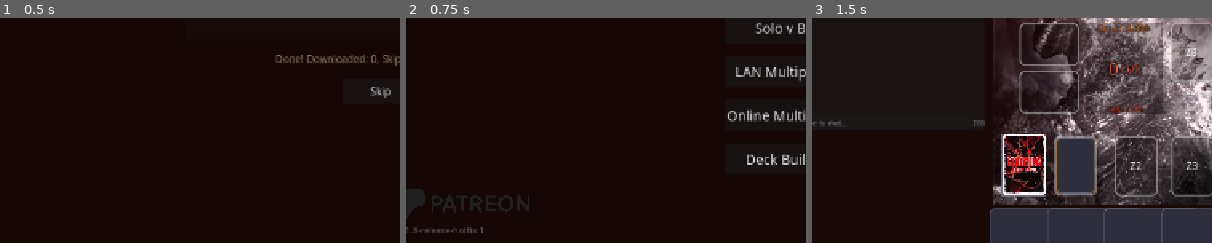
Above: before the commit, frames 1-3 (left to right).
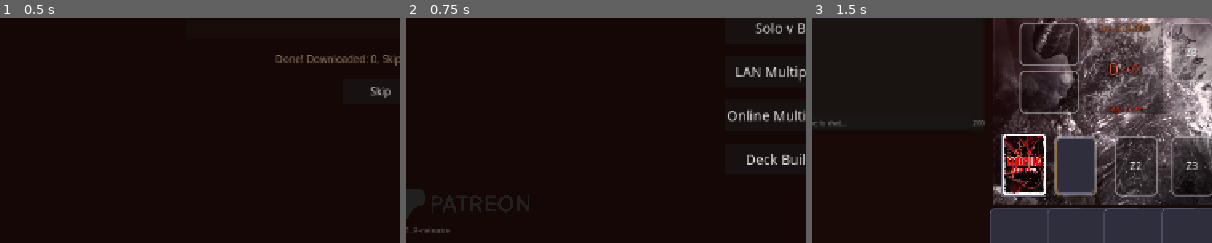
Above: after the commit, the same moments.

Repository: hunterdurbin/godzilla-sim
Game: Godot game, scene res://scenes/ui/LoadingScreen.tscn
Two runs of this game, one before a commit and one after it. Both use one fixed random seed, a clock stepped at 60 frames per second and the inputs below.
Inputs:
- Up to frame 1 (0.5 s): no input
- Up to frame 2 (0.75 s): click "Skip" at 0.5 s
- Up to frame 3 (1.5 s): click "Solo v Self" at 1.25 s
The pictures show only the part of the screen within x 2-52%, y 50-100%; the shares and areas given below are measured in that part.

Frame 1 is identical in both runs. In frame 2, 0.1% of the frame differs, in the area x 2-20%, y 92-96%; in frame 3, nothing differs.

Commit message:
Update version to v0.1.9-release

Diff:
--- a/project.godot
+++ b/project.godot
@@ -11,7 +11,7 @@
 [application]
 
 config/name="Unofficial Godzilla Sim"
-config/version="0.1.8-release-hotfix.1"
+config/version="0.1.9-release"
 run/main_scene="res://scenes/ui/LoadingScreen.tscn"
 config/quit_on_go_back=false
 config/features=PackedStringArray("4.6", "GL Compatibility")
Not shown, changed: export_presets.cfg
